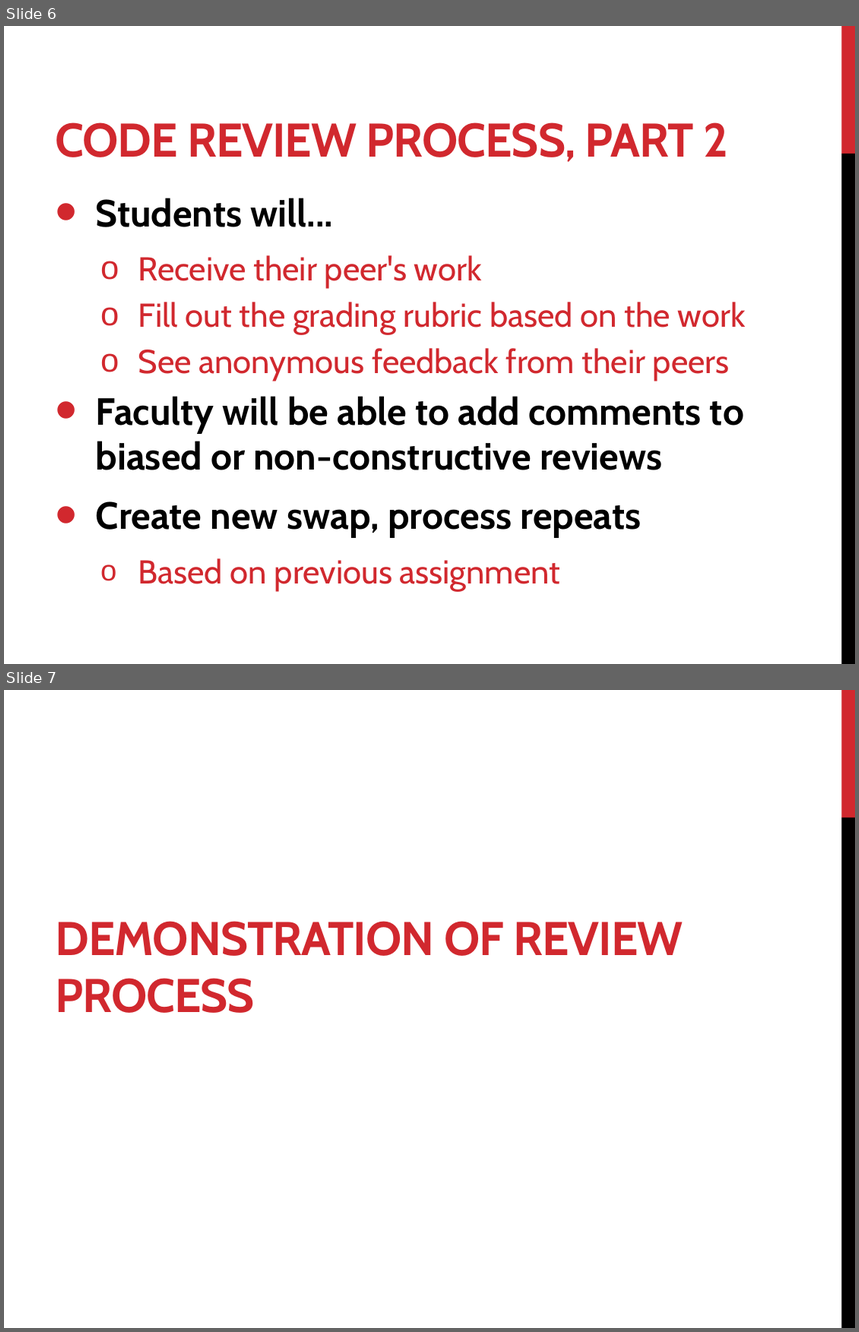
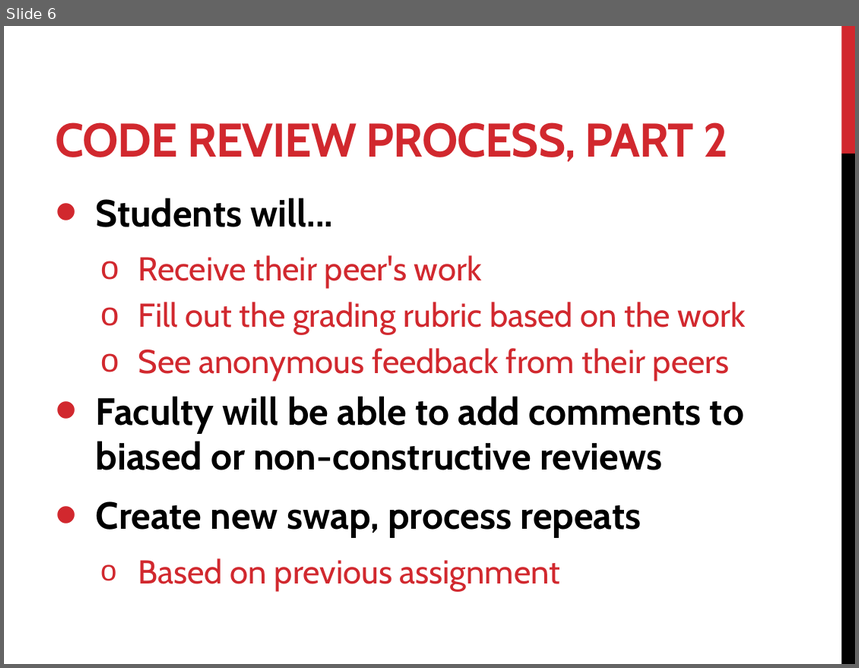
Before and after one commit to alexlo03/CodeSwap, a slide deck: Documentation/CodeSwapPresentation.pptx. Shown one above the other, each under a label of ours: slides 6 and 7 before the commit, slide 6 after it. The pictures are 859x1332 and 859x668 pixels, drawn with LibreOffice and Linux fonts; fonts in the diff are those of the drawing. Boxes give left, top, right and bottom in pixels: in the first picture for what was removed or moved away, otherwise in the second. Text is boxed around its words. In the diff, an @@ line names an element or a change of style, - is before the commit and + after.

Commit message:
updated presentation

```diff
--- a/Documentation/CodeSwapPresentation.pptx
+++ b/Documentation/CodeSwapPresentation.pptx
@@ slide 7 removed at bbox=[4, 690, 855, 1328], background #FFFFFF; not listed: 2 template elements that a slide beside it also shows @@
@@ title removed at bbox=[55, 921, 683, 1013] @@
-DEMONSTRATION OF REVIEW PROCESS
```
Also in this commit, not shown: 1 slide added.
